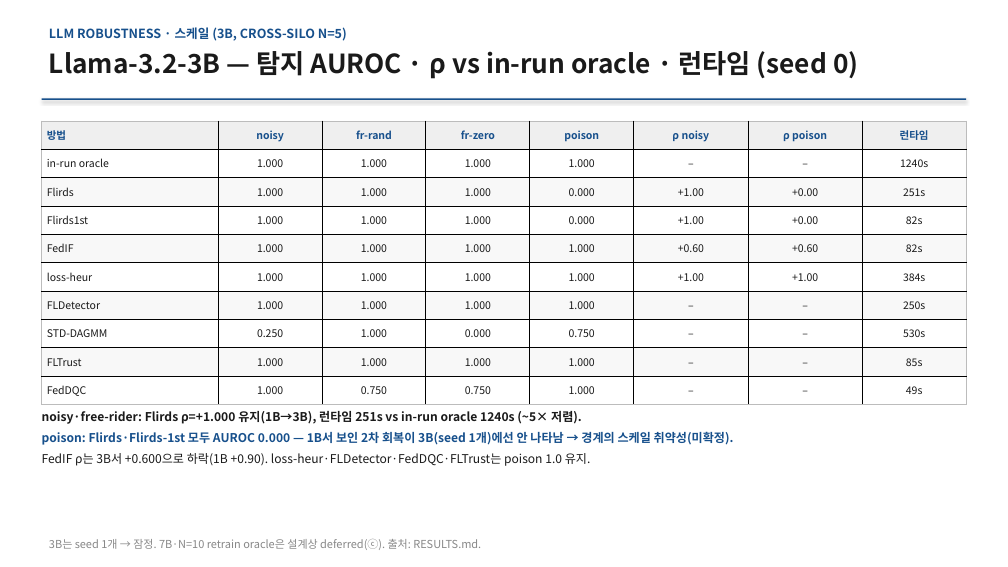
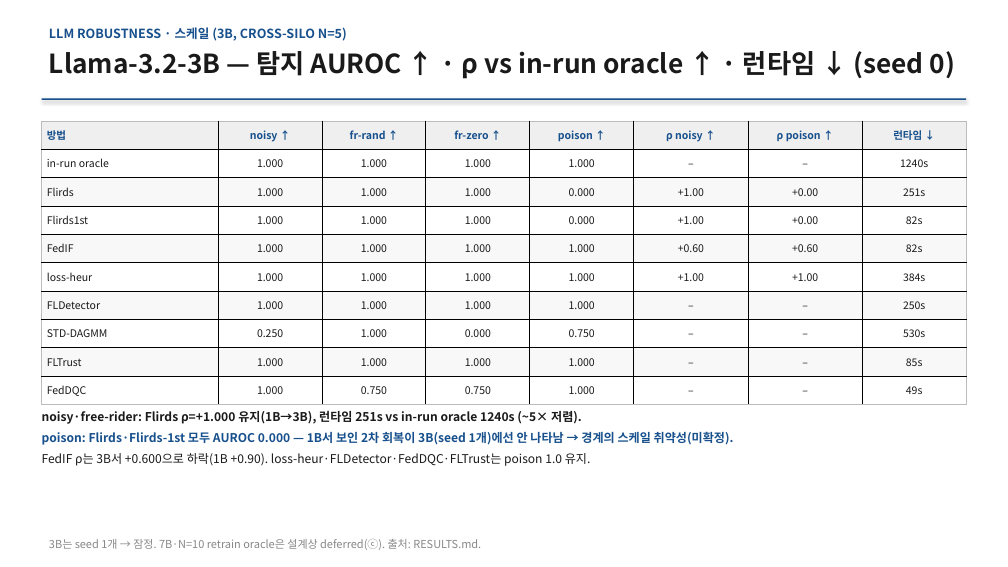
Before and after one commit to YongheeChoi/flirds, a slide deck: slide 12 of research-wiki/presentations/2026-06-results-report/flirds-results-2026-06.pptx. Drawn at 1008x567 pixels with LibreOffice and Linux fonts; fonts in the diff are those of the drawing. Boxes give left, top, right and bottom in pixels: in the first picture for what was removed or moved away, otherwise in the second. Text is boxed around its words. In the diff, an @@ line names an element or a change of style, - is before the commit and + after.

```diff
--- a/research-wiki/presentations/2026-06-results-report/flirds-results-2026-06.pptx
+++ b/research-wiki/presentations/2026-06-results-report/flirds-results-2026-06.pptx
@@ text at (49, 51, 955, 79): text changed @@
-Llama-3.2-3B — 탐지 AUROC · ρ vs in-run oracle · 런타임 (seed 0)
+Llama-3.2-3B — 탐지 AUROC ↑ · ρ vs in-run oracle ↑ · 런타임 ↓ (seed 0)
@@ table at (42, 121, 965, 405) @@
-row 1: 방법 | noisy | fr-rand | fr-zero | poison | ρ noisy | ρ poison | 런타임
+row 1: 방법 | noisy ↑ | fr-rand ↑ | fr-zero ↑ | poison ↑ | ρ noisy ↑ | ρ poison ↑ | 런타임 ↓
```
Also in this commit, not shown: 8 other slides changed, 11 other files.
